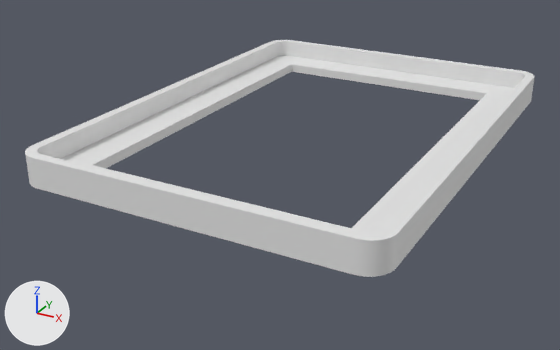
The Blender file gym/rogue-monster-shims/rogue-monster-shims.blend, before and after one commit.
The view is the same before and after, from a 50 mm lens placed at (13.0, -26.5, 10.7), pointed at (-0.9, -1.2, -1.9). Every picture has the same lights, and +X, +Y and +Z are marked at lower left.

Script lines for the objects in view, before the commit:
```python
me_cube_002 = bpy.data.meshes.new('Cube.002')
me_cube_002.from_pydata(...)  # 8 vertices, 5 faces; spans x -6.4..6.4, y -8.9..8.9, z 0.0..0.8
# before: 0 (-6.4, -8.9, 0.0), 1 (-6.4, -8.9, 0.8), 2 (-6.4, 8.9, 0.0), 3 (-6.4, 8.9, 0.8), 4 (6.4, -8.9, 0.0)
# before: 5 (6.4, -8.9, 0.8), 6 (6.4, 8.9, 0.0), 7 (6.4, 8.9, 0.8)
ob_plate = bpy.data.objects.new('Plate', me_cube_002)
ob_plate.location = (0.0, 0.0, 0.0)
_m = ob_plate.modifiers.new('Bevel', 'BEVEL')
_m.width = 0.5
_m.width_pct = 0.5
_m.segments = 24
_m.limit_method = 'WEIGHT'
_m = ob_plate.modifiers.new('Solidify', 'SOLIDIFY')
_m.thickness = -0.39
_m.use_even_offset = True
_m = ob_plate.modifiers.new('Boolean', 'BOOLEAN')
_m.object = ob_carver
_m.use_self = True
```
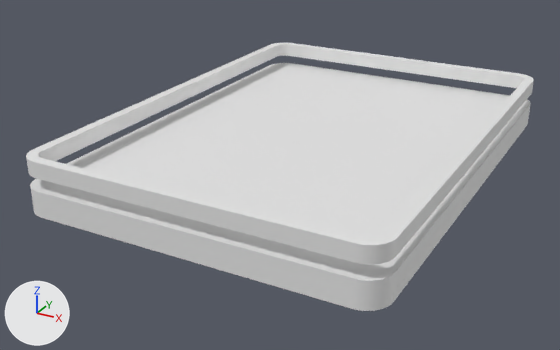
The edits, one by one:
me_cube_002 has 8 vertices, 5 faces and spans x -6.4..6.4, y -8.9..8.9, z 0.0..0.8.
me_cube_002 is used by ob_plate; location (0.0, 0.0, 0.0).
Verts and faces of me_cube_002; kept vertices keep their numbers, new ones are numbered from 8.
Part 1, on me_cube_002:
Faces deleted: (0, 2, 6, 4).
Vertices 1, 3, 5, 7 move by (0.0, 0.0, -0.2).
Mesh me_cube_010 is new.
It is a box spanning x -6.4..6.4, y -8.9..8.9, z -0.3..0.3.
Object 'Bottom' (ob_bottom) is new; it shows me_cube_010.
Its location is (0.0, 0.0, -1.0).
Its scale is (1.0, 1.0, 0.729).
It gains a BEVEL modifier named 'Bevel'.
Modifier setting: width = 0.5.
Modifier setting: width_pct = 0.5.
Modifier setting: segments = 24.
Modifier setting: limit_method = 'WEIGHT'.
It gains a SOLIDIFY modifier named 'Solidify'.
Modifier setting: thickness = -0.39.
Modifier setting: use_even_offset = True.

Boxes [x1, y1, x2, y2] around the edits, measured in the pictures (560 x 350 px):
'Bottom', added: after [30, 63, 531, 311]
'Plate', reshaped (6% shorter): before [25, 40, 534, 277]; after [26, 43, 534, 265]
